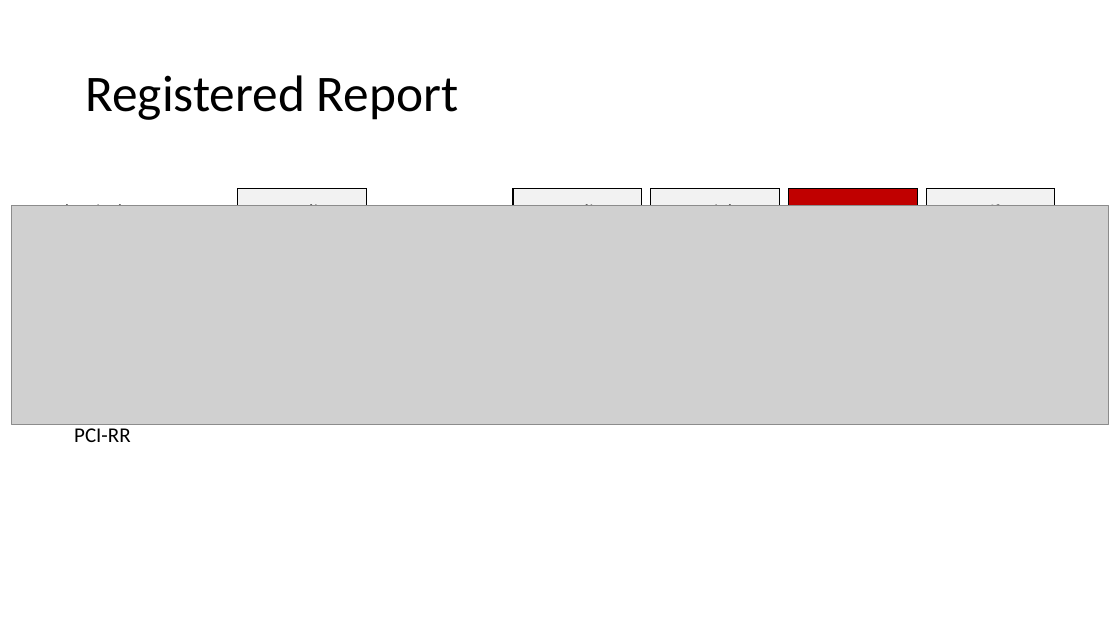
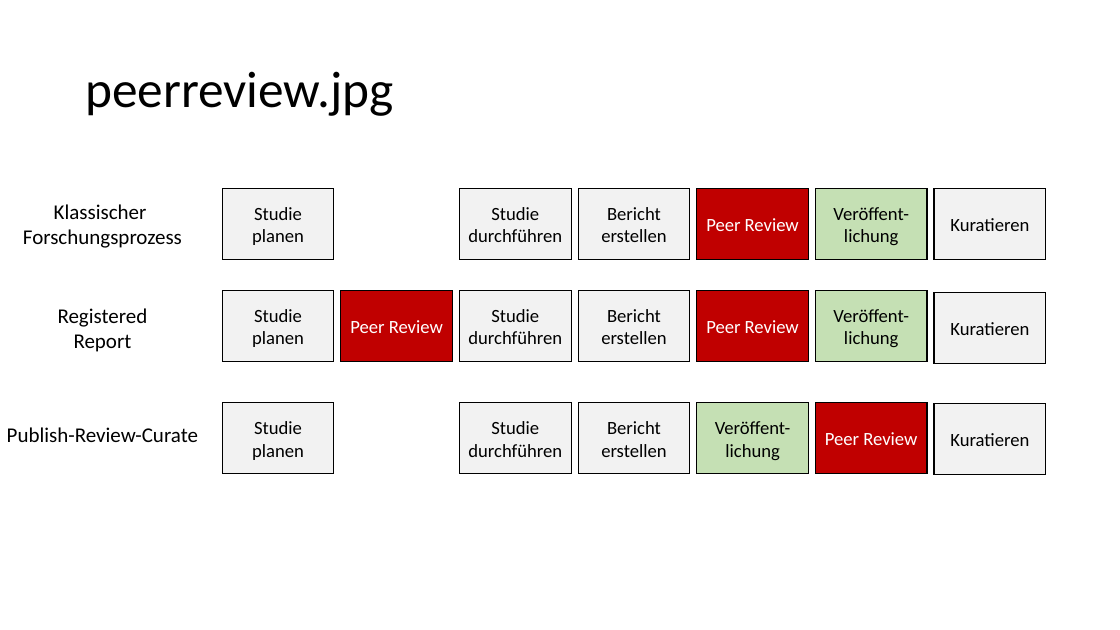
Before and after one commit to LukasRoeseler/opensciencebuch, a slide deck: slide 11 of images/Abbildungen-01.pptx (slide 12 before the commit). Drawn at 1120x630 pixels with LibreOffice and Linux fonts; fonts in the diff are those of the drawing; grey boxes stand for pictures. Boxes give left, top, right and bottom in pixels: in the first picture for what was removed or moved away, otherwise in the second. Text is boxed around its words. In the diff, an @@ line names an element or a change of style, - is before the commit and + after.

```diff
--- a/images/Abbildungen-01.pptx
+++ b/images/Abbildungen-01.pptx
@@ title at <box>85,71,393,116</box>: text changed @@
-Registered Report
+peerreview.jpg
@@ rectangle: place and size @@
-rectangle at <box>0,172,1096,390</box>
+rectangle at <box>0,172,1096,509</box>
@@ picture removed at <box>12,206,1109,425</box> @@
@@ rectangle "Studie planen": place and size @@
-rectangle "Studie planen" at <box>238,188,366,260</box>
+rectangle "Studie planen" at <box>223,188,334,260</box>
@@ rectangle "Studie durchführen": place and size @@
-rectangle "Studie durchführen" at <box>513,188,642,260</box>
+rectangle "Studie durchführen" at <box>460,188,571,260</box>
@@ size 18 to 16 pt in 3 elements at <box>223,188,334,260</box>, <box>460,188,571,260</box>, <box>578,188,690,260</box> @@
@@ rectangle "Bericht erstellen": place and size @@
-rectangle "Bericht erstellen" at <box>651,188,780,260</box>
+rectangle "Bericht erstellen" at <box>578,188,690,260</box>
@@ rectangle "Peer Review": place and size @@
-rectangle "Peer Review" at <box>789,188,918,260</box>
+rectangle "Peer Review" at <box>697,188,809,260</box>
@@ rectangle "Veröffent-lichung": place and size @@
-rectangle "Veröffent-lichung" at <box>927,188,1055,260</box>
+rectangle "Veröffent-lichung" at <box>816,188,928,260</box>
@@ rectangle "Veröffent-lichung" at <box>816,188,928,260</box>: size 18 to 16 pt; fill #F2F2F2 to #C5E0B4 @@
@@ rectangle added at <box>934,188,1046,260</box>, fill #F2F2F2, outline #000000 1 pt, 16 pt, text #000000 @@
+Kuratieren
@@ text in rectangle at <box>706,218,799,231</box>: text added @@
+Peer Review
@@ rectangle added at <box>223,291,334,362</box>, fill #F2F2F2, outline #000000 1 pt, 16 pt, text #000000 @@
+Studie planen
@@ rectangle added at <box>341,291,453,362</box>, fill #C00000, outline #000000 1 pt, 16 pt, text #FFFFFF @@
+Peer Review
@@ rectangle added at <box>460,291,571,362</box>, fill #F2F2F2, outline #000000 1 pt, 16 pt, text #000000 @@
+Studie durchführen
@@ rectangle added at <box>578,291,690,362</box>, fill #F2F2F2, outline #000000 1 pt, 16 pt, text #000000 @@
+Bericht erstellen
@@ rectangle added at <box>697,291,809,362</box>, fill #C00000, outline #000000 1 pt, 16 pt, text #FFFFFF @@
+Peer Review
@@ rectangle added at <box>816,291,928,362</box>, fill #C5E0B4, outline #000000 1 pt, 16 pt, text #000000 @@
+Veröffent-lichung
@@ rectangle added at <box>934,292,1046,364</box>, fill #F2F2F2, outline #000000 1 pt, 16 pt, text #000000 @@
+Kuratieren
@@ text added at <box>58,308,148,352</box>, 18 pt, text #000000 @@
+Registered
+Report
@@ rectangle added at <box>223,403,334,475</box>, fill #F2F2F2, outline #000000 1 pt, 16 pt, text #000000 @@
+Studie planen
@@ rectangle added at <box>460,403,571,475</box>, fill #F2F2F2, outline #000000 1 pt, 16 pt, text #000000 @@
+Studie durchführen
@@ rectangle added at <box>578,403,690,475</box>, fill #F2F2F2, outline #000000 1 pt, 16 pt, text #000000 @@
+Bericht erstellen
@@ rectangle added at <box>697,403,809,475</box>, fill #C5E0B4, outline #000000 1 pt, 16 pt, text #000000 @@
+Veröffent-lichung
@@ rectangle added at <box>816,403,928,475</box>, fill #C00000, outline #000000 1 pt, 16 pt, text #FFFFFF @@
+Peer Review
@@ rectangle added at <box>934,403,1046,475</box>, fill #F2F2F2, outline #000000 1 pt, 16 pt, text #000000 @@
+Kuratieren
@@ text at <box>7,427,198,442</box>: text changed @@
-PCI-RR
+Publish-Review-Curate
```
Also in this commit, not shown: 8 other slides changed, 1 slide added, 2 slides removed.
